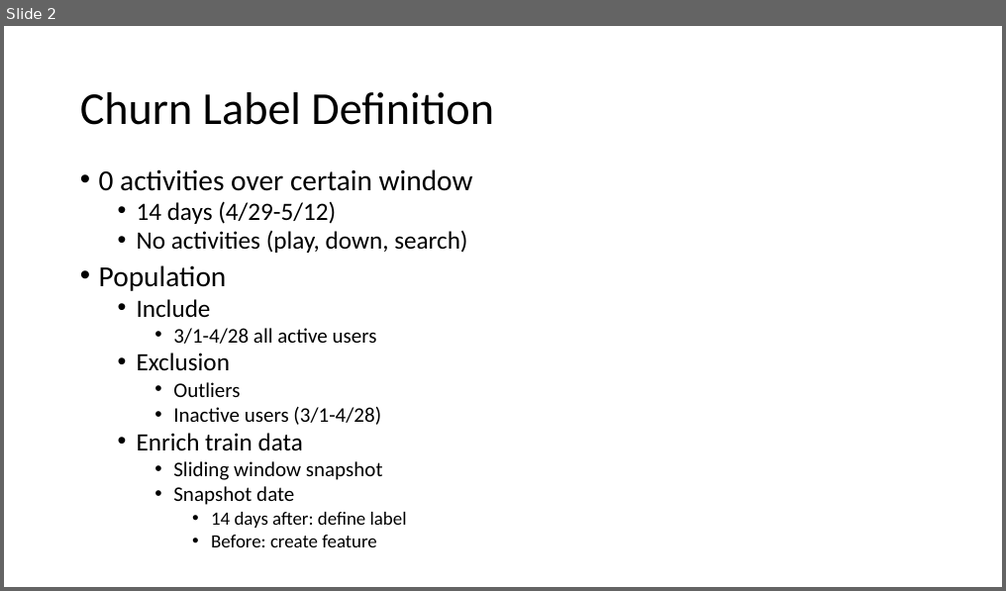
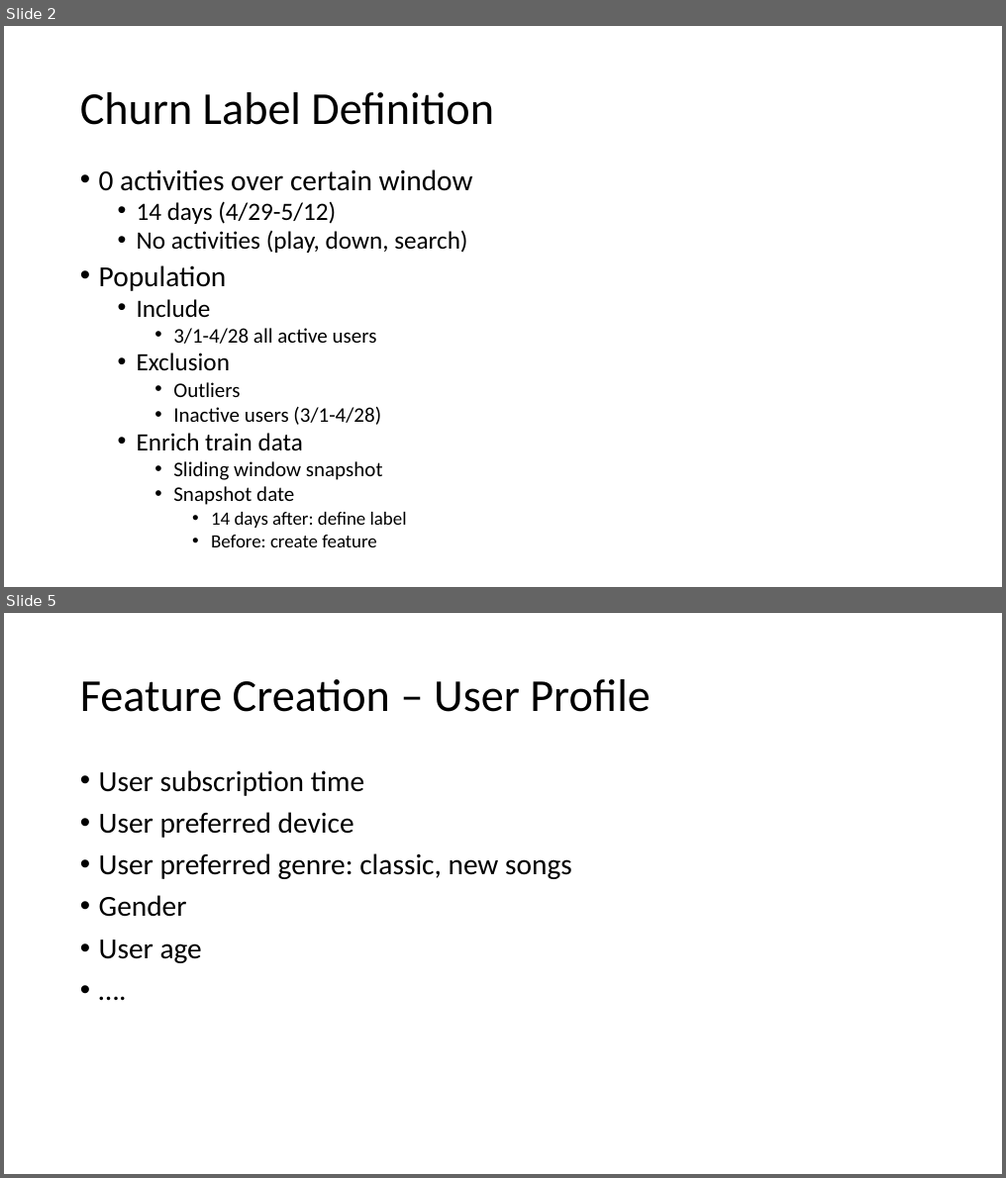
Before and after one commit to johnnyds/music_box, a slide deck: project_plan.pptx. Shown one above the other, each under a label of ours: slide 2 before the commit, slides 2 and 5 after it; the slides between them are not shown. The pictures are 1006x591 and 1006x1178 pixels, drawn with LibreOffice and Linux fonts; fonts in the diff are those of the drawing. Boxes give left, top, right and bottom in pixels: in the first picture for what was removed or moved away, otherwise in the second. Text is boxed around its words. In the diff, an @@ line names an element or a change of style, - is before the commit and + after.

```diff
--- a/project_plan.pptx
+++ b/project_plan.pptx
@@ slide 5 added at [4,613,1002,1174], background #FFFFFF @@
@@ title added at [80,679,650,712], 44 pt, text #000000 @@
+Feature Creation – User Profile
@@ text added at [99,770,572,963], 28 pt, text #000000 @@
+• User subscription time
+• User preferred device
+• User preferred genre: classic, new songs
+• Gender
+• User age
+• ….
```
Also in this commit, not shown: 1 slide changed, 2 other slides added, 1 other file.
